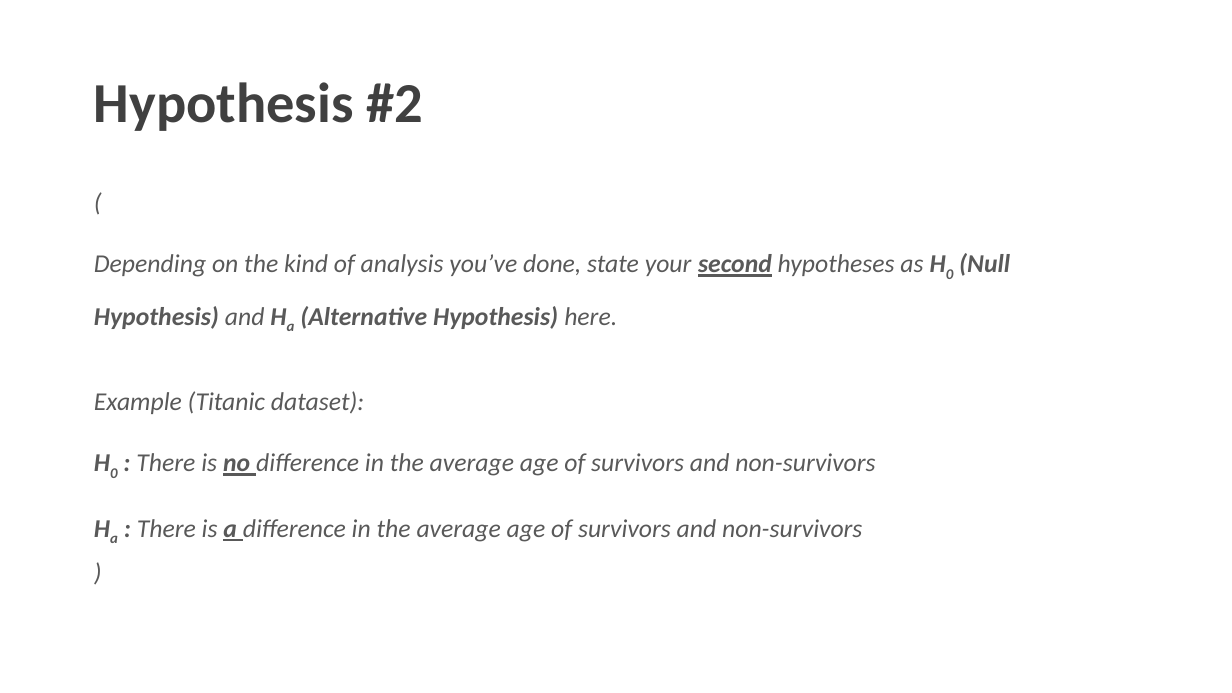
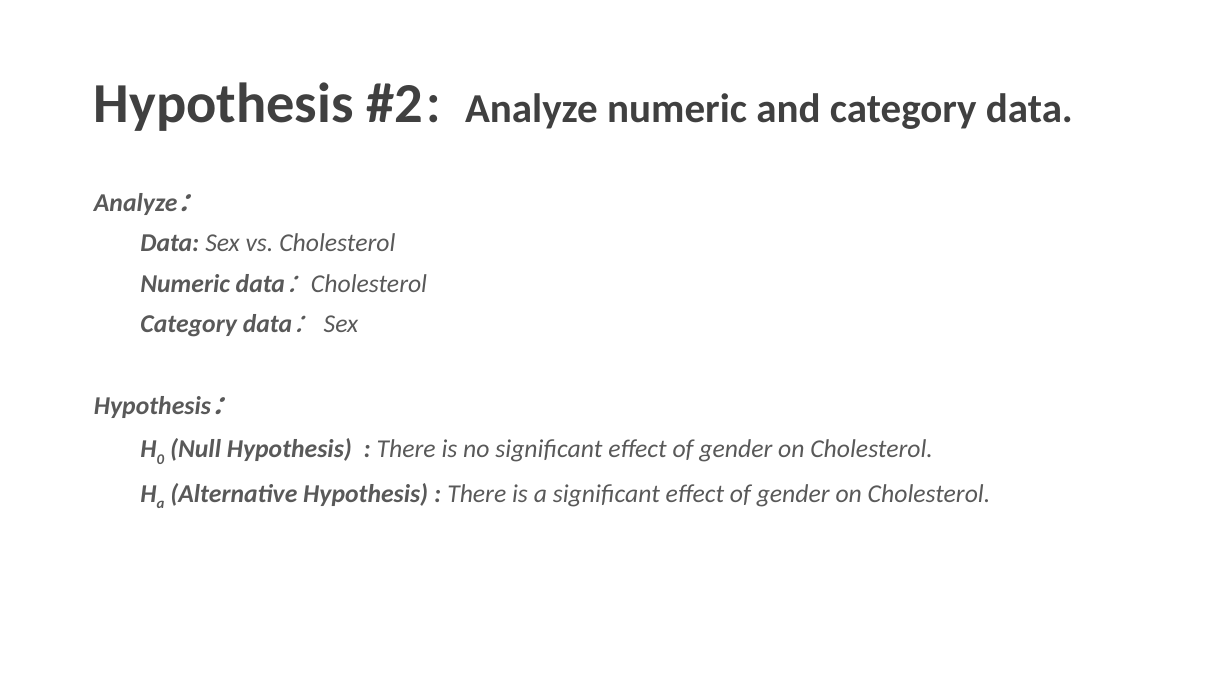
Before and after one commit to charlesyifanli/python_and_data, a slide deck: slide 16 of mini_project/SCSE 24 Mini-project presentation (Group No. ##).pptx (slide 13 before the commit). Drawn at 1232x693 pixels with LibreOffice and Linux fonts; fonts in the diff are those of the drawing; background and template pictures are left out. Boxes give left, top, right and bottom in pixels: in the first picture for what was removed or moved away, otherwise in the second. Text is boxed around its words. In the diff, an @@ line names an element or a change of style, - is before the commit and + after.

```diff
--- a/mini_project/SCSE 24 Mini-project presentation (Group No. ##).pptx
+++ b/mini_project/SCSE 24 Mini-project presentation (Group No. ##).pptx
@@ title at [94,82,1073,131]: text changed; size 44 to 32 pt @@
-Hypothesis #2
+Hypothesis #2：Analyze numeric and category data.
@@ text at [94,193,991,507]: text changed @@
-(
-Depending on the kind of analysis you’ve done, state your second hypotheses as H0 (Null Hypothesis) and Ha (Alternative Hypothesis) here.
-Example (Titanic dataset):
-H0 : There is no difference in the average age of survivors and non-survivors
-Ha : There is a difference in the average age of survivors and non-survivors
-)
+Analyze：
+Data: Sex vs. Cholesterol
+Numeric data：Cholesterol
+Category data： Sex
+Hypothesis：
+H0 (Null Hypothesis) : There is no significant effect of gender on Cholesterol.
+Ha (Alternative Hypothesis) : There is a significant effect of gender on Cholesterol.
```
Also in this commit, not shown: 3 other slides changed, 12 slides added, 5 slides removed, 2 other files.
